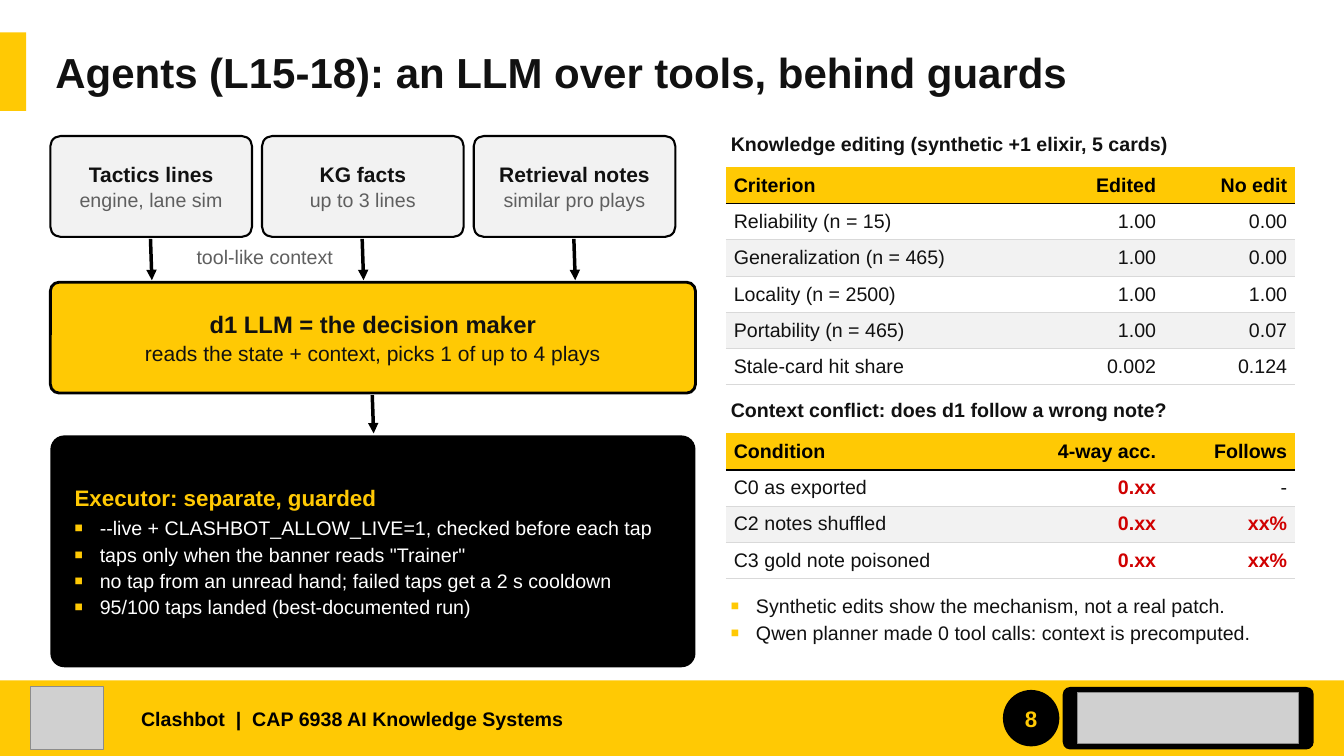
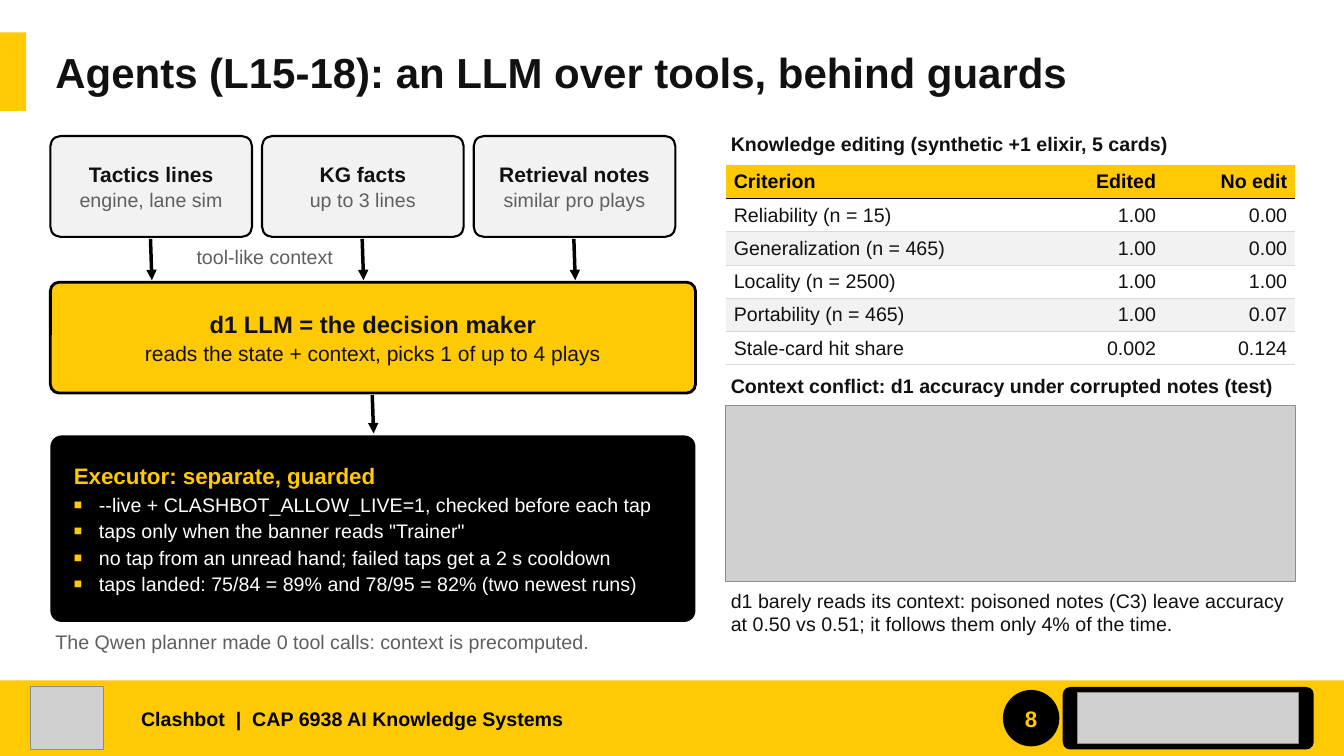
Before and after one commit to JylerTackson/clashBot, a slide deck: slide 8 of docs/report/slides/clashbot_showcase.pptx. Drawn at 1344x756 pixels with LibreOffice and Linux fonts; fonts in the diff are those of the drawing; grey boxes stand for pictures. Boxes give left, top, right and bottom in pixels: in the first picture for what was removed or moved away, otherwise in the second. Text is boxed around its words. In the diff, an @@ line names an element or a change of style, - is before the commit and + after.

```diff
--- a/docs/report/slides/clashbot_showcase.pptx
+++ b/docs/report/slides/clashbot_showcase.pptx
@@ table: place and size @@
-table at [726,167,1296,385]
+table at [726,165,1296,365]
@@ text at [731,378,1273,397]: text changed @@
-Context conflict: does d1 follow a wrong note?
+Context conflict: d1 accuracy under corrupted notes (test)
@@ picture added at [726,405,1296,582] @@
@@ rounded rectangle "Executor: separate, guarded": place and size @@
-rounded rectangle "Executor: separate, guarded" at [50,436,696,667]
+rounded rectangle "Executor: separate, guarded" at [50,436,696,622]
@@ table removed at [726,434,1296,579], 4 rows, 3 columns @@
-Condition | 4-way acc. | Follows
-C0 as exported | 0.xx | -
-C2 notes shuffled | 0.xx | xx%
-C3 gold note poisoned | 0.xx | xx%
@@ text in rounded rectangle at [74,467,375,489]: less space between paragraphs @@
@@ text in rounded rectangle at [99,576,637,595]: text changed @@
-■ 95/100 taps landed (best-documented run)
+■ taps landed: 75/84 = 89% and 78/95 = 82% (two newest runs)
@@ text added at [731,593,1284,635], 14 pt, text #111111 @@
+d1 barely reads its context: poisoned notes (C3) leave accuracy at 0.50 vs 0.51; it follows them only 4% of the time.
@@ text at [55,635,589,653]: text changed; text colour #111111 to #5F5F5F @@
-■ Synthetic edits show the mechanism, not a real patch.
-■ Qwen planner made 0 tool calls: context is precomputed.
+The Qwen planner made 0 tool calls: context is precomputed.
```
Also in this commit, not shown: 6 other slides changed, 6 other files.
